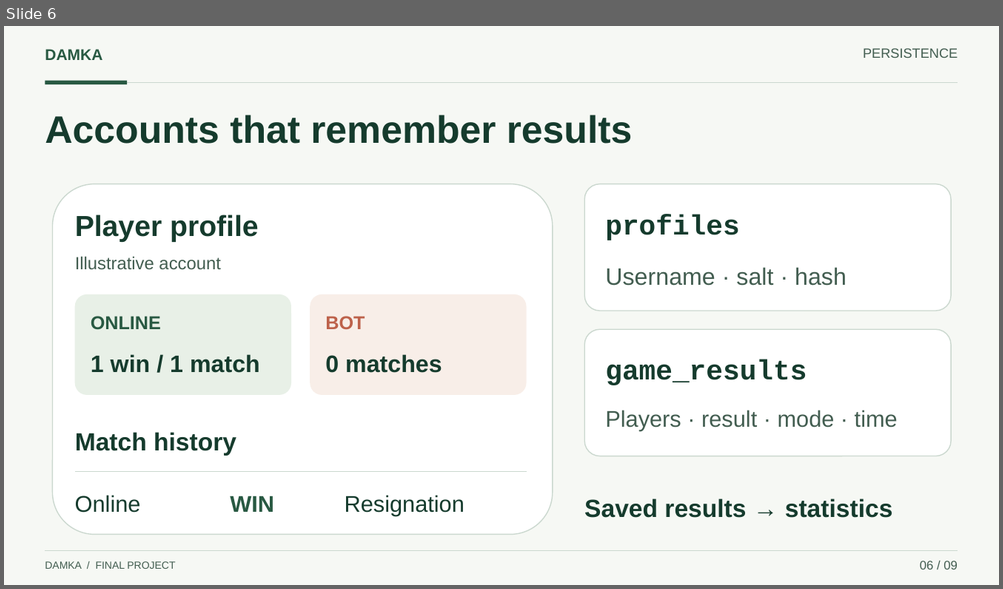
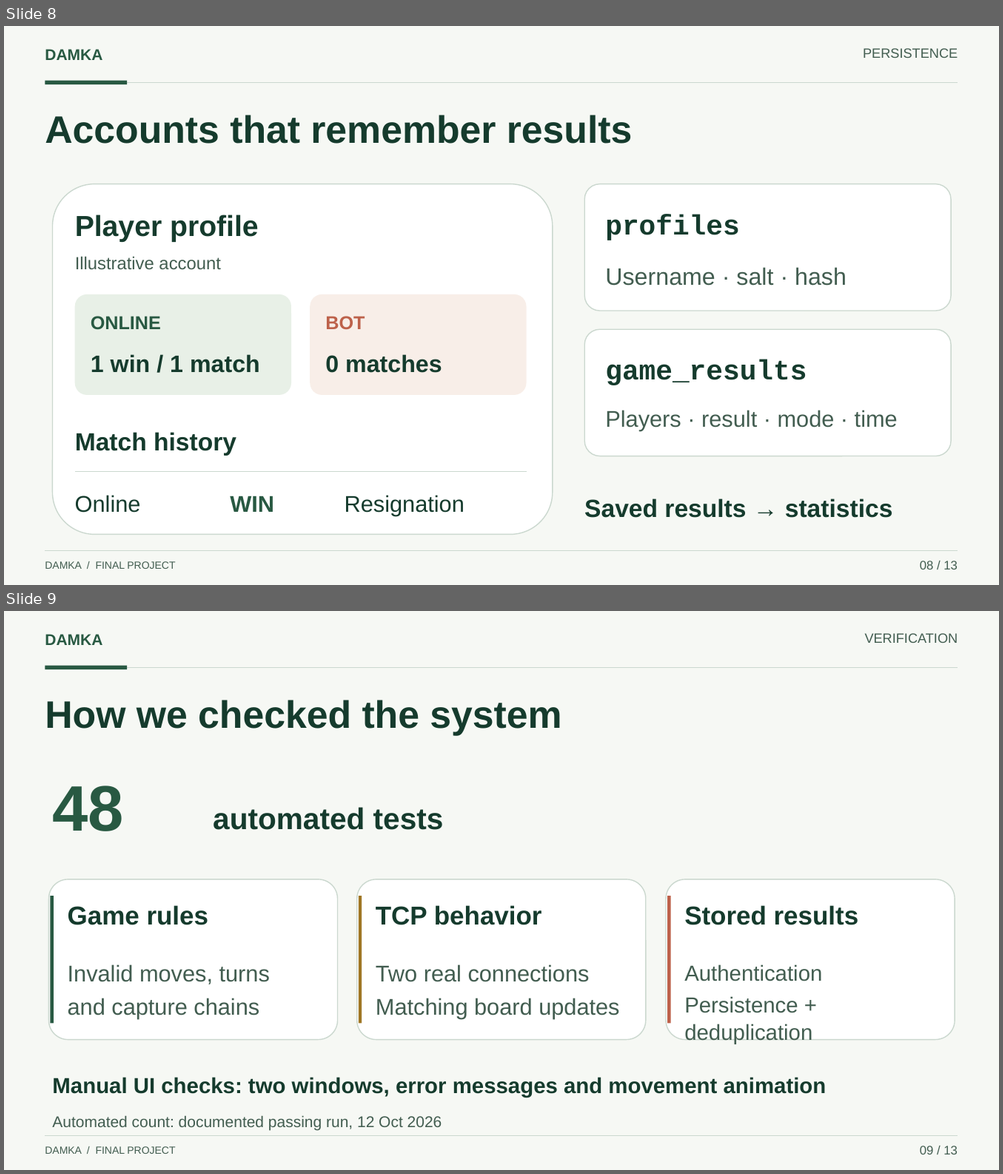
Before and after one commit to MuthannaFrhat/damka-game, a slide deck: docs/presentation/Damka_Presentation.pptx. Shown one above the other, each under a label of ours: slide 6 before the commit, slides 8 and 9 after it. The pictures are 1003x589 and 1003x1174 pixels, drawn with LibreOffice and Linux fonts; fonts in the diff are those of the drawing. Boxes give left, top, right and bottom in pixels: in the first picture for what was removed or moved away, otherwise in the second. Text is boxed around its words. In the diff, an @@ line names an element or a change of style, - is before the commit and + after.

```diff
--- a/docs/presentation/Damka_Presentation.pptx
+++ b/docs/presentation/Damka_Presentation.pptx
@@ slide 9 added at (4,611,999,1170), background #F6F8F4 @@
@@ text added at (45,634,102,645), 15 pt, text #285942, bold @@
+DAMKA
@@ text added at (865,633,958,643), 13 pt, text #425D50 @@
+VERIFICATION
@@ line added from (45, 668) to (958, 668), #CBD8CF 1 pt @@
@@ rectangle added at (45,666,127,670), fill #285942 @@
@@ text added at (45,700,561,735), 37 pt, text #153B2D, bold @@
+How we checked the system
@@ text added at (52,786,124,832), 62 pt, text #285942, bold @@
+48
@@ text added at (213,807,444,830), 29 pt, text #153B2D, bold @@
+automated tests
@@ rounded rectangle added at (48,880,338,1040), fill #FFFFFF, outline #CBD8CF 1 pt @@
@@ rectangle added at (51,896,54,1024), fill #285942 @@
@@ rounded rectangle added at (357,880,646,1040), fill #FFFFFF, outline #CBD8CF 1 pt @@
@@ rectangle added at (358,896,361,1024), fill #9F7624 @@
@@ rounded rectangle added at (666,880,955,1040), fill #FFFFFF, outline #CBD8CF 1 pt @@
@@ rectangle added at (667,896,670,1024), fill #BD614A @@
@@ text added at (68,906,209,925), 25 pt, text #153B2D, bold @@
+Game rules
@@ text added at (375,906,542,925), 25 pt, text #153B2D, bold @@
+TCP behavior
@@ text added at (684,906,859,925), 25 pt, text #153B2D, bold @@
+Stored results
@@ text added at (68,965,270,1019), 22 pt, text #425D50 @@
+Invalid moves, turns
+and capture chains
@@ text added at (375,965,619,1019), 22 pt, text #425D50 @@
+Two real connections
+Matching board updates
@@ text added at (684,965,822,1045), 21 pt, text #425D50 @@
+Authentication
+Persistence + deduplication
@@ text added at (52,1077,826,1098), 21 pt, text #153B2D, bold @@
+Manual UI checks: two windows, error messages and movement animation
@@ text added at (52,1116,442,1131), 15 pt, text #425D50 @@
+Automated count: documented passing run, 12 Oct 2026
@@ line added from (45, 1136) to (958, 1136), #CBD8CF 0.8 pt @@
@@ text added at (45,1147,175,1154), 10 pt, text #425D50 @@
+DAMKA / FINAL PROJECT
@@ text added at (919,1146,957,1155), 12 pt, text #425D50 @@
+09 / 13
@@ what was slide 6 is now slide 8 @@
@@ slide 8 changed as well @@
@@ text at (919,561,957,570): text changed @@
-06 / 09
+08 / 13
```
Also in this commit, not shown: 7 other slides changed, 4 other slides added, 1 slide removed, 4 other files.
